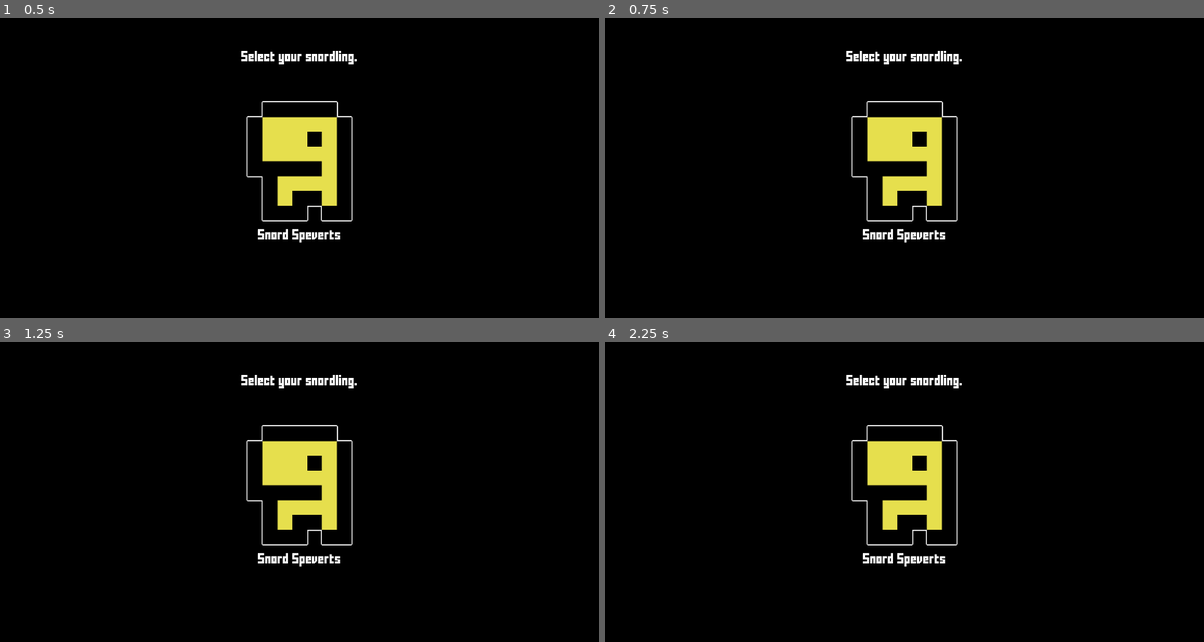
Above: before the commit, frames 1-4 (two rows, left to right).
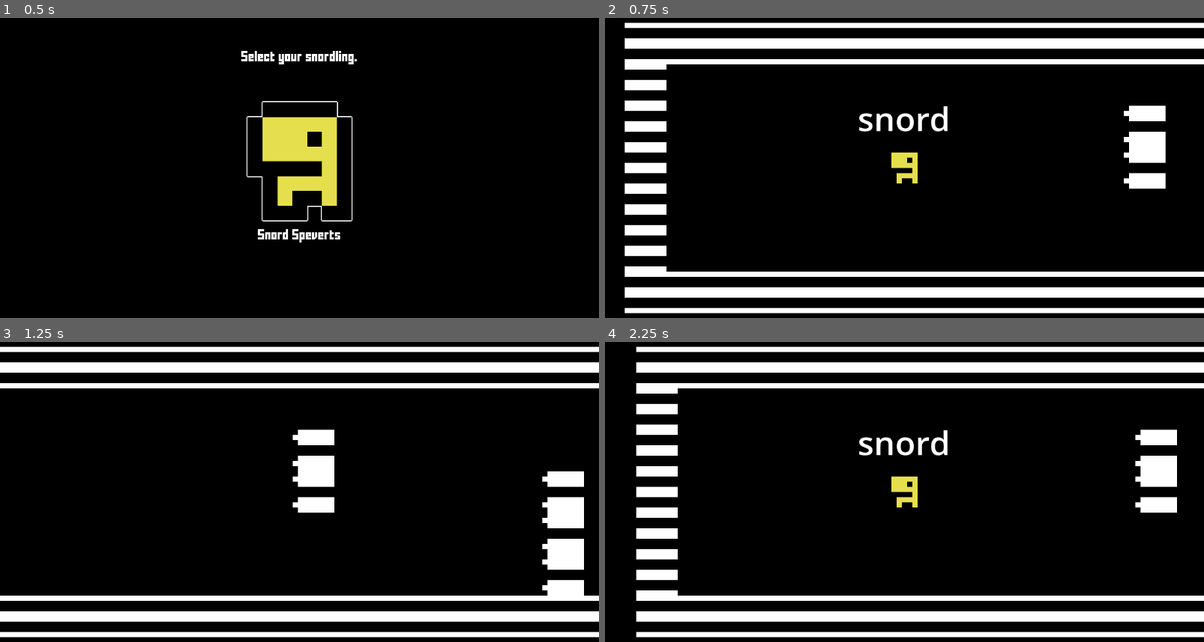
Above: after the commit, the same moments.

Repository: Lukkex/SNORD
Game: Godot game, scene res://main-menu.tscn
Two runs of this game, one before a commit and one after it. Both use one fixed random seed, a clock stepped at 60 frames per second and the inputs below. This scene is started directly instead of the project's main scene.
Inputs (mouse positions are in pixels of both pictures, inside the frame that each line leads up to):
- Up to frame 1 (0.5 s): no input
- Up to frame 2 (0.75 s): click (904, 162) at 0.5 s
- Up to frame 3 (1.25 s): no input
- Up to frame 4 (2.25 s): move the mouse to (1036, 474) at 1.27 s; hold W (up) 1.28-2.03 s; tap Enter at 2 s; move the mouse to (784, 510) at 2.02 s; hold S (down) from 2.03 s (still down)

Frame 1 is identical in both runs. In frame 2, 22% of the frame differs, in the area x 3-100%, y 1-99%; in frame 3, 20%; in frame 4, 21%.
Error before the commit: Invalid access to property or key 'texture' on a base object of type 'TextureButton'. (res://character_select_button.gd:4)

Commit message:
Main menu, music, sounds

Diff:
--- a/character_select_button.gd
+++ b/character_select_button.gd
@@ -1,11 +1,16 @@
 extends VBoxContainer
 
+@onready var snord = $SnordSound1
 @onready var textbutton = $TextureButton
-@onready var player_skin = textbutton.texture.path
+@export_file("*.tscn") var scene : String
 
 func _on_texture_button_pressed() -> void:
-	AudioManager.snord1.play()
+	snord.play()
+	if scene:
+		get_tree().change_scene_to_file(scene)
+	pass
 
 
 func _on_texture_button_mouse_entered() -> void:
-	AudioManager.snord1.play()
+	snord.play()
+	pass
--- a/character_select_button.tscn
+++ b/character_select_button.tscn
@@ -1,8 +1,9 @@
-[gd_scene load_steps=4 format=3 uid="uid://chece6tc5jl47"]
+[gd_scene load_steps=5 format=3 uid="uid://chece6tc5jl47"]
 
 [ext_resource type="Texture2D" uid="uid://4w04th77lw3r" path="res://assets/snord outlined.png" id="1_21eht"]
 [ext_resource type="Script" uid="uid://8v3mftnxgqpo" path="res://character_select_button.gd" id="1_632il"]
 [ext_resource type="Theme" uid="uid://maqxnhvp58cj" path="res://theme.tres" id="2_632il"]
+[ext_resource type="AudioStream" uid="uid://kcqtgmbhwew" path="res://assets/snord.mp3" id="4_hd0b4"]
 
 [node name="CharSelectButton" type="VBoxContainer"]
 script = ExtResource("1_632il")
@@ -18,5 +19,8 @@
 text = "Snord Speverts"
 horizontal_alignment = 1
 
+[node name="SnordSound1" type="AudioStreamPlayer" parent="."]
+stream = ExtResource("4_hd0b4")
+
 [connection signal="mouse_entered" from="TextureButton" to="." method="_on_texture_button_mouse_entered"]
 [connection signal="pressed" from="TextureButton" to="." method="_on_texture_button_pressed"]
--- a/level.gd
+++ b/level.gd
@@ -1,12 +1,18 @@
 extends Node2D
 
-const WIN_SCREEN = preload("uid://bwi1x7xvk1aue")
+@onready var music = $SnordMusicLoop
+
+const WIN_SCREEN = preload("res://win_screen.tscn")
 
 func _ready() -> void:
-	if AudioManager.snordmusicloop:
-		AudioManager.snordmusicloop.play()
+	if music:
+		music.play()
 	SignalBus.player_died.connect(_restart)
 	SignalBus.player_win.connect(_win)
+
+func _physics_process(delta: float) -> void:
+	if !music.playing:
+		music.play()
 
 func _restart():
 	await get_tree().create_timer(1).timeout
--- a/level.tscn
+++ b/level.tscn
@@ -1,8 +1,10 @@
-[gd_scene load_steps=6 format=4 uid="uid://c4qr8vdt8bk8g"]
+[gd_scene load_steps=8 format=4 uid="uid://c4qr8vdt8bk8g"]
 
 [ext_resource type="Texture2D" uid="uid://cv7kamnm1d0qa" path="res://assets/snord tilemap.png" id="1_u52ul"]
 [ext_resource type="Script" uid="uid://cvik30apwdvcx" path="res://level.gd" id="1_vonw3"]
 [ext_resource type="PackedScene" uid="uid://dn80t7we4r4ww" path="res://Player/player.tscn" id="2_vonw3"]
+[ext_resource type="AudioStream" uid="uid://bix4ccts4gxu3" path="res://assets/loop.wav" id="4_f2txt"]
+[ext_resource type="AudioStream" uid="uid://kcqtgmbhwew" path="res://assets/snord.mp3" id="5_1ainy"]
 
 [sub_resource type="TileSetAtlasSource" id="TileSetAtlasSource_vonw3"]
 texture = ExtResource("1_u52ul")
@@ -44,3 +46,9 @@
 
 [node name="Player" parent="." instance=ExtResource("2_vonw3")]
 position = Vector2(14, -8)
+
+[node name="SnordMusicLoop" type="AudioStreamPlayer" parent="."]
+stream = ExtResource("4_f2txt")
+
+[node name="SnordSound1" type="AudioStreamPlayer" parent="."]
+stream = ExtResource("5_1ainy")
--- a/main-menu.tscn
+++ b/main-menu.tscn
@@ -1,8 +1,10 @@
-[gd_scene load_steps=4 format=3 uid="uid://kv723254y5s"]
+[gd_scene load_steps=6 format=3 uid="uid://kv723254y5s"]
 
 [ext_resource type="Theme" uid="uid://maqxnhvp58cj" path="res://theme.tres" id="1_j3jwc"]
 [ext_resource type="Script" uid="uid://c4w6bvcumr6mp" path="res://main_menu.gd" id="1_mue8r"]
 [ext_resource type="PackedScene" uid="uid://chece6tc5jl47" path="res://character_select_button.tscn" id="3_mue8r"]
+[ext_resource type="AudioStream" uid="uid://bix4ccts4gxu3" path="res://assets/loop.wav" id="4_ikcl0"]
+[ext_resource type="AudioStream" uid="uid://kcqtgmbhwew" path="res://assets/snord.mp3" id="5_ljn4s"]
 
 [node name="MainMenu" type="Control"]
 layout_mode = 3
@@ -53,3 +55,12 @@
 
 [node name="VBoxContainer" parent="MarginContainer/VBoxContainer/HBoxContainer" instance=ExtResource("3_mue8r")]
 layout_mode = 2
+scene = "uid://c4qr8vdt8bk8g"
+
+[node name="SnordMusicLoop" type="AudioStreamPlayer" parent="."]
+stream = ExtResource("4_ikcl0")
+
+[node name="SnordSound1" type="AudioStreamPlayer" parent="."]
+stream = ExtResource("5_ljn4s")
+
+[editable path="MarginContainer/VBoxContainer/HBoxContainer/VBoxContainer"]
--- a/main_menu.gd
+++ b/main_menu.gd
@@ -1,4 +1,7 @@
 extends Control
 
+@onready var music = $SnordMusicLoop
+
 func _ready() -> void:
+	#music.play()
 	pass
--- a/project.godot
+++ b/project.godot
@@ -18,8 +18,8 @@
 [autoload]
 
 Global="*res://global.gd"
-AudioManager="*res://audio_manager.gd"
 SignalBus="*res://SignalBus.gd"
+AudioManager="res://audio_manager.gd"
 
 [input]
 
